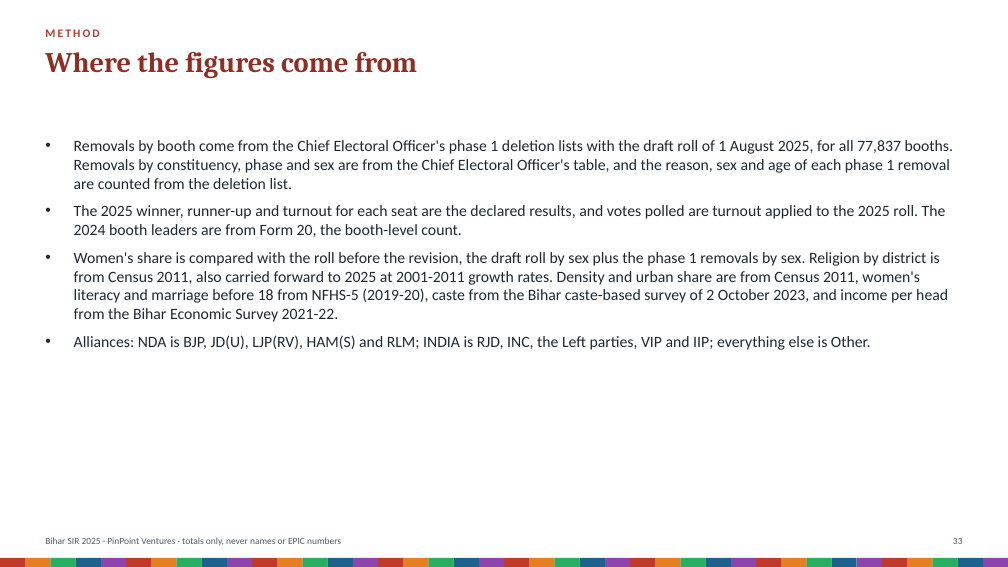
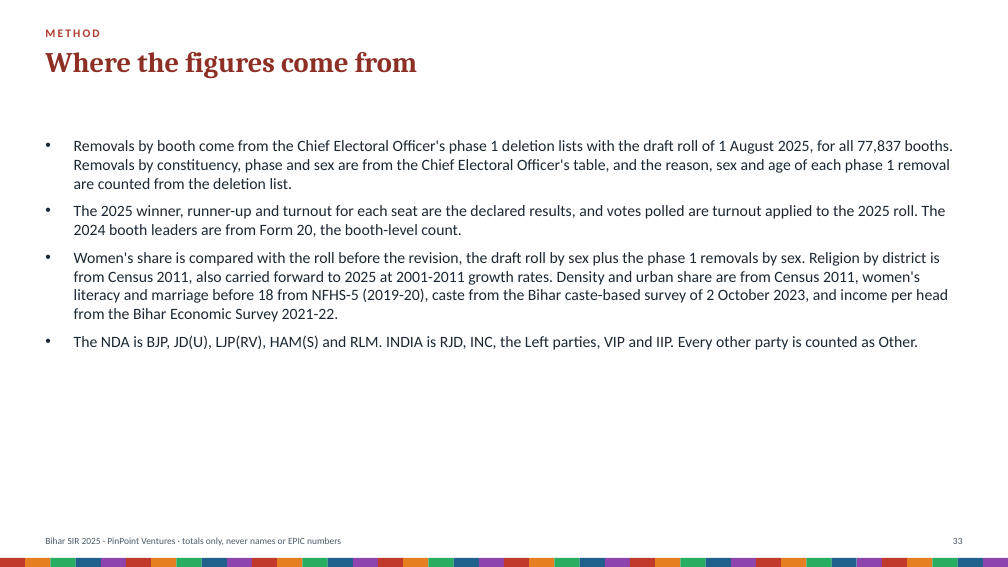
Before and after one commit to Varnasr/INDIA-DATA, a slide deck: slide 33 of reports/bihar-sir-2025-deck.pptx. Drawn at 1008x567 pixels with LibreOffice and Linux fonts; fonts in the diff are those of the drawing. Boxes give left, top, right and bottom in pixels: in the first picture for what was removed or moved away, otherwise in the second. Text is boxed around its words. In the diff, an @@ line names an element or a change of style, - is before the commit and + after.

```diff
--- a/reports/bihar-sir-2025-deck.pptx
+++ b/reports/bihar-sir-2025-deck.pptx
@@ text at (x1=74, y1=335, x2=919, y2=350): text changed @@
-• Alliances: NDA is BJP, JD(U), LJP(RV), HAM(S) and RLM; INDIA is RJD, INC, the Left parties, VIP and IIP; everything else is Other.
+• The NDA is BJP, JD(U), LJP(RV), HAM(S) and RLM. INDIA is RJD, INC, the Left parties, VIP and IIP. Every other party is counted as Other.
```
Also in this commit, not shown: 19 other slides changed, 8 other files.
